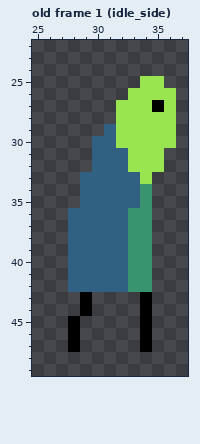
Pixel-art file -- scenes/player/player.aseprite. The first picture shows the starting point.
64x64 pixels, 67 frames. Shown: old frame 1 (idle_side): x 25..37, y 22..49. The commit also changed other frames, which this record leaves out.
Now the later version:
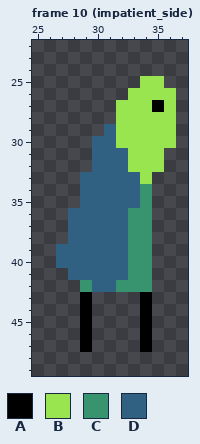
Palette (. is transparent): A #000000  B #99e550  C #37946e  D #306082
A new or re-ordered frame is compared with the old frame closest to it.
Author's note on the commit: Add player impatient/jog-in-place state
Edits made:
frames 67 -> 78
Frame 10 (impatient_side) is new; against old frame 1 (idle_side), layers "Cloak", "Legs":
y 39..40: x 27 . -> D
y 42: x 28..29 DD -> .C; x 32 D -> C
y 45..47: x 28..29 A. -> .A
Where, in picture pixels (left, top, right, bottom), the same in both pictures:
changed: (56, 244, 128, 352)
